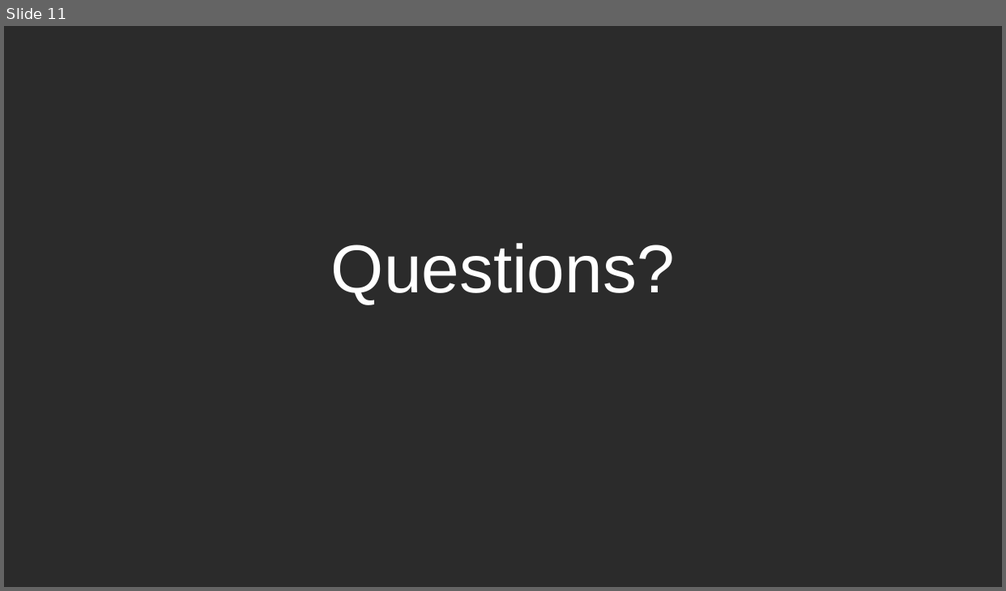
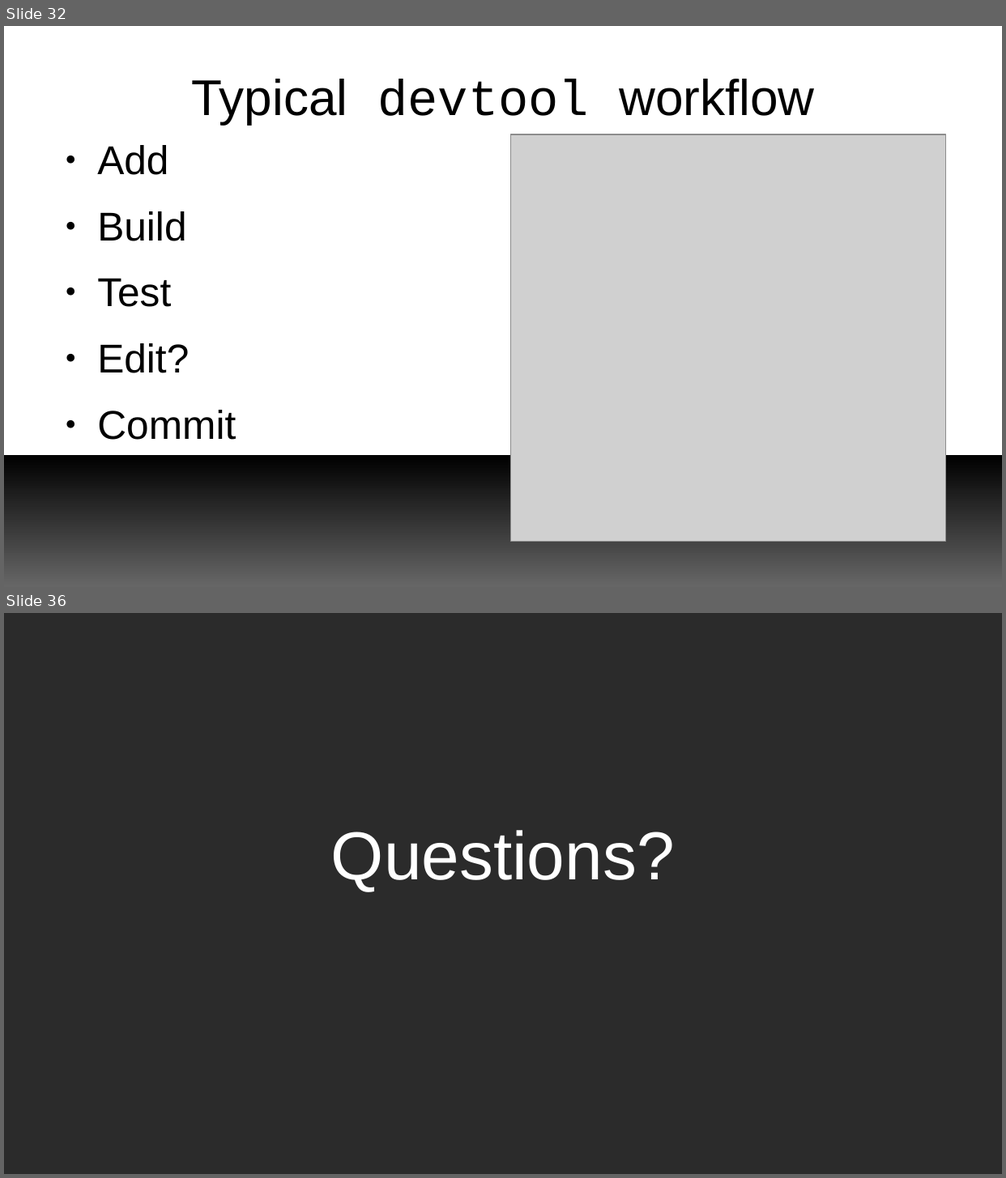
Before and after one commit to e-ale/Slides, a slide deck: yocto-images/src/build-images-with-yocto-project.odp. Shown one above the other, each under a label of ours: slide 11 before the commit, slides 32 and 36 after it; the slides between them are not shown. The pictures are 1006x591 and 1006x1178 pixels, drawn with LibreOffice and Linux fonts; fonts in the diff are those of the drawing; grey boxes stand for pictures; background and template pictures are left out; a plain dark background stands for a picture behind light text. Boxes give left, top, right and bottom in pixels: in the first picture for what was removed or moved away, otherwise in the second. Text is boxed around its words. In the diff, an @@ line names an element or a change of style, - is before the commit and + after.

Commit message:
yocto-images: Update Slides
* Add more detail about:
  - layers
  - layer index
  - workflow tools

```diff
--- a/yocto-images/src/build-images-with-yocto-project.odp
+++ b/yocto-images/src/build-images-with-yocto-project.odp
@@ slide 32 added at box(4, 26, 1002, 587), background #FFFFFF @@
@@ title added at box(191, 79, 814, 124), 40 pt, text #000000 @@
+Typical devtool workflow
@@ text added at box(97, 145, 236, 440), 32 pt, text #000000 @@
+● Add
+● Build
+● Test
+● Edit?
+● Commit
@@ picture added at box(511, 135, 946, 542) @@
@@ rectangle added at box(4, 455, 1002, 587), fill gradient #000000 to #666666 @@
@@ what was slide 11 is now slide 36 @@
```
Also in this commit, not shown: 3 slides changed, 25 other slides added, 1 slide removed, 1 other file.
